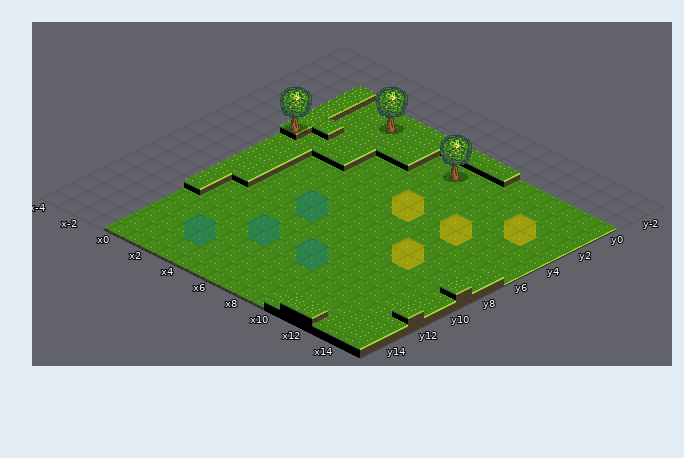
Level history. Tiled map: scratch/battle.tmx. Above, as it was before the edit.
Cells are 32x16 px. Isometric: x runs down to the right, y down to the left. Shown: x -4..15, y -3..15.
Now the later version:
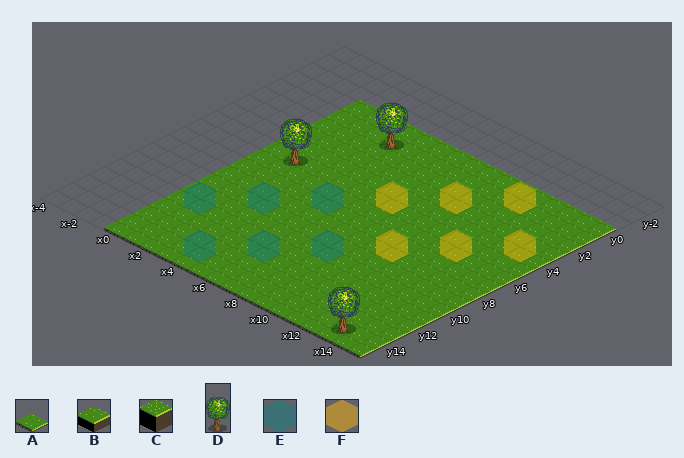
Key: from "battle-terrain1": A 0, B 1, C 2; from "props": D 0 "tree1", E 1 "markerGreen", F 2 "markerOrange".
_ is an empty cell.
Objects are placed by the point they stand on, in cells (3,4 is the top-left corner of cell 3,4); size is 1x1 cell unless given.
Changes in this commit:
Layer "Tile Layer 1":
Tile B gives way to tile A in row 0 at x 1 to 9; in rows 1 to 2 at x 1 to 5; in row 3 at x 2 to 3; in row 4 at x 1 to 3; in rows 5 to 6 at x 0 to 1; in rows 7 to 8 at x 0 to 1 and 15.
Tile B gives way to tile A in row 9 at x 0; in row 10 at x 0 and 15; in row 11 at x 14 to 15; in row 12 at x 14; in row 13 at x 14 to 15; in row 14 at x 13 to 15.
Tile B gives way to tile A in row 15 at x 10 and 13 to 15.
Tile C gives way to tile A in rows 0 to 2 at x 0; in row 3 at x 0 to 1; in row 4 at x 0; in row 9 at x 15; in row 12 at x 15; in row 15 at x 11 to 12.
Layer "Object Layer 1":
Object D "tree1" at 3,1 size 1x4 becomes D "tree1" at 4,2 size 1x4.
Object F "4" at 14,4 size 1x2 becomes F "4" at 12,2 size 1x2.
Object F "2" at 12,6 size 1x2 becomes F "2" at 10,4 size 1x2.
Object D "tree1" at 0,4 size 1x4 becomes D "tree1" at 2,6 size 1x4.
Object F "3" at 9,6 size 1x2 becomes F "3" at 8,6 size 1x2.
Object E "1" at 6,9 size 1x2 becomes E "1" at 6,8 size 1x2.
Object F "1" at 12,9 size 1x2 becomes F "1" at 11,9 size 1x2.
Object E "4" at 6,12 size 1x2 becomes E "4" at 4,10 size 1x2.
Object E "2" at 9,12 size 1x2 becomes E "2" at 9,11 size 1x2.
Object D "tree1" at 8,2 size 1x4 becomes D "tree1" at 14,15 size 1x4.
Object E "3" at 4,14 size 1x2 becomes E "3" at 5,15 size 1x2.
A new object: F "4" at 15,5 size 1x2.
A new object: F "2" at 13,7 size 1x2.
A new object: E "3" at 2,12 size 1x2.
A new object: E "4" at 7,13 size 1x2.
